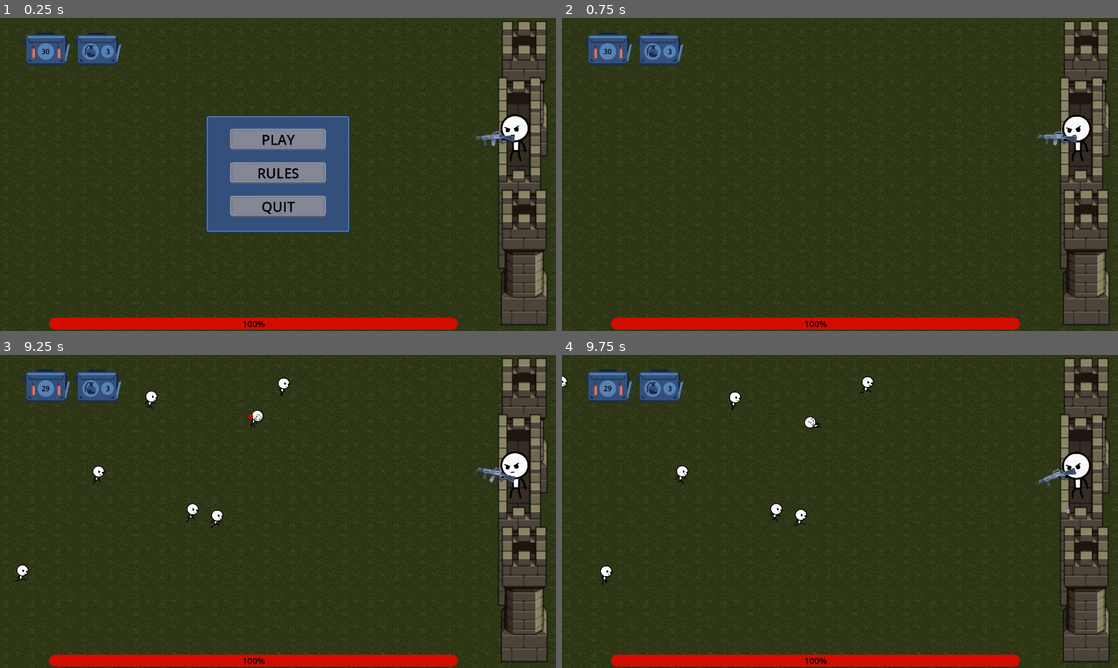
Above: before the commit, frames 1-4 (two rows, left to right).
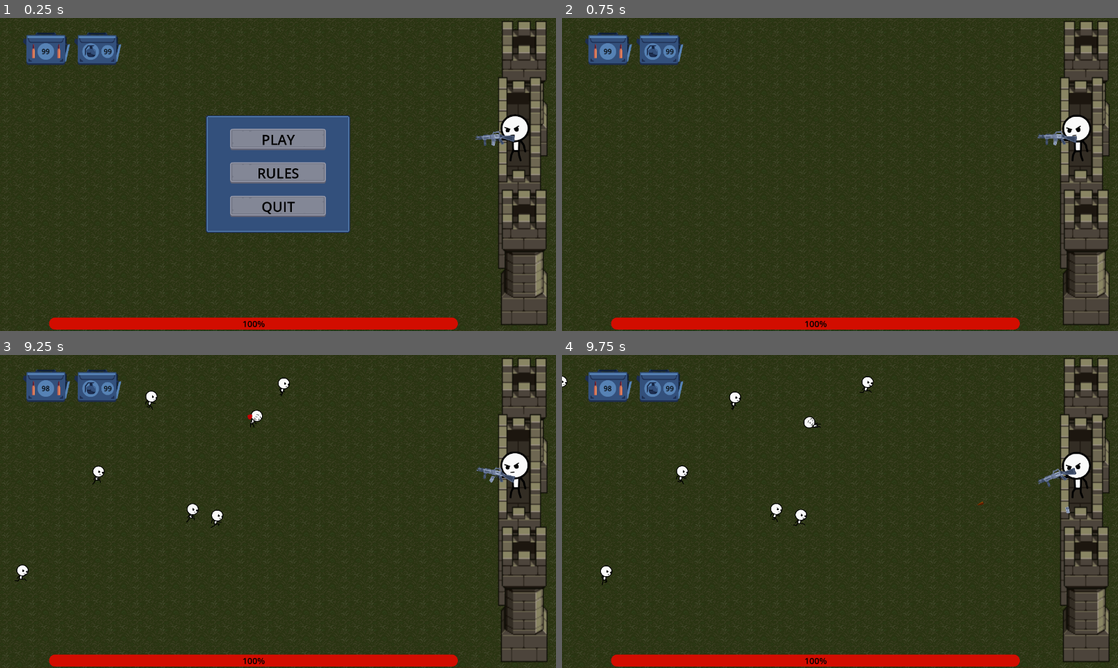
Above: after the commit, the same moments.

Repository: J-R2/stickman_fortress
Game: Godot game, scene res://scenes/main.tscn
Two runs of this game, one before a commit and one after it. Both use one fixed random seed, a clock stepped at 60 frames per second and the inputs below. The project has no main scene, so this scene is started directly.
Inputs (mouse positions are in pixels of both pictures, inside the frame that each line leads up to):
- Up to frame 1 (0.25 s): no input
- Up to frame 2 (0.75 s): click "PLAY" at 0.5 s
- Up to frame 3 (9.25 s): tap Enter at 1.25 s; move the mouse to (400, 495) at 1.27 s; tap R every 0.75 s from 1.35 to 8.85 s; click (400, 495) at 1.42 s; move the mouse to (166, 527) at 2.02 s; click (166, 527) at 2.17 s; move the mouse to (333, 442) at 2.77 s; click (333, 442) at 2.92 s; move the mouse to (250, 574) at 3.52 s; click (250, 574) at 3.67 s; move the mouse to (444, 558) at 4.27 s; click (444, 558) at 4.42 s; move the mouse to (111, 464) at 5.02 s; click (111, 464) at 5.17 s; move the mouse to (305, 511) at 5.77 s; click (305, 511) at 5.92 s; move the mouse to (194, 433) at 6.52 s; click (194, 433) at 6.67 s; move the mouse to (400, 495) at 7.27 s; click (400, 495) at 7.42 s; move the mouse to (166, 527) at 8.02 s; click (166, 527) at 8.17 s; move the mouse to (333, 442) at 8.77 s; click (333, 442) at 8.92 s
- Up to frame 4 (9.75 s): move the mouse to (812, 574) at 9.52 s; tap R at 9.6 s; click (812, 574) at 9.67 s

The runs differ from the first frame. In frame 1, less than 0.1% of the frame differs, in the area x 7-21%, y 9-12%; in frame 2, less than 0.1%; in frame 3, less than 0.1%, in the area x 7-48%, y 9-24%; in frame 4, less than 0.1%.

Commit message:
fixed ammo and hud mismatch on MAX_AMMO change

Diff:
--- a/scenes/bullet_scene/bullet.tscn
+++ b/scenes/bullet_scene/bullet.tscn
@@ -4,20 +4,19 @@
 [ext_resource type="Texture2D" uid="uid://c7fl3gj48hs1" path="res://scenes/bullet_scene/bullet.png" id="1_jqegj"]
 
 [sub_resource type="RectangleShape2D" id="RectangleShape2D_6wg68"]
-size = Vector2(8, 4)
+size = Vector2(24, 10)
 
 [node name="Bullet" type="Area2D"]
+scale = Vector2(0.6, 0.6)
 collision_layer = 4
 collision_mask = 2
 script = ExtResource("1_3i4y1")
 
 [node name="Sprite2D" type="Sprite2D" parent="."]
 modulate = Color(1, 1, 0, 1)
-position = Vector2(4, 0)
-scale = Vector2(0.3, 0.3)
+position = Vector2(12, 0)
 texture = ExtResource("1_jqegj")
 
 [node name="CollisionShape2D" type="CollisionShape2D" parent="."]
-visible = false
-position = Vector2(4, 0)
+position = Vector2(12, 0)
 shape = SubResource("RectangleShape2D_6wg68")
--- a/scenes/gun_scene/gun.gd
+++ b/scenes/gun_scene/gun.gd
@@ -1,15 +1,16 @@
 extends Node2D
 
 const BULLET = preload("res://scenes/bullet_scene/bullet.tscn")  ## The bullet scene. Instanced on left_click if ammo is available.
-const MAX_AMMO = 30 ## The max ammo, for resetting after reload.
-
 
 @onready var muzzle: Marker2D = $Muzzle  ## Position of the gun's muzzle tip, for positioning instanced bullets.
 @onready var animation_player: AnimationPlayer = $AnimationPlayer  ## Has a "reload" animation
 
+## The current ammo count.
+var ammo :int = 0
 
-## The current ammo count.
-var ammo :int = 30
+
+func _ready() -> void:
+	get_tree().get_first_node_in_group("player").ammunition_counter.connect(_update_ammo)
 
 
 ## Handles input and logic for shooting and reloading.
@@ -22,7 +23,6 @@
 	# Shoot if left click and there is available ammo.
 	if is_left_click and ammo > 0:
 		shoot()
-		ammo -= 1 # bullet is no longer in the mag.
 
 	var is_reload_button :bool = (
 		event is InputEventKey and
@@ -38,7 +38,6 @@
 func reload() -> void:
 	animation_player.play("reload")
 	await animation_player.animation_finished
-	ammo = MAX_AMMO
 	animation_player.play("RESET")
 
 
@@ -48,3 +47,7 @@
 	bullet.global_rotation = global_rotation
 	bullet.global_position = muzzle.global_position
 	muzzle.add_child(bullet)
+
+
+func _update_ammo(ammo_count, _grenades_count) -> void:
+	ammo = ammo_count
--- a/scenes/player_scene/player.gd
+++ b/scenes/player_scene/player.gd
@@ -5,17 +5,22 @@
 
 const GRENADE = preload("res://scenes/grenade_scene/grenade.tscn")
 # The max ammo and grenades the player can hold. (Infinite reload of gun ammo.)
-const MAX_AMMO = 30
-const MAX_GRENADES = 5
+const MAX_AMMO = 99
+const MAX_GRENADES = 99
 
 ## The pivot for where the player holds the gun, the gun rotates on this pivot to aim at enemies.
 @onready var marker_gun_pivot: Marker2D = $MarkerGunPivot
 
 ## Current ammo count.
-var ammo := 30
+var ammo := 0
 ## Current grenade count.
-var grenades := 3
+var grenades := 0
 
+
+func _ready() -> void :
+	ammo = MAX_AMMO
+	grenades = MAX_GRENADES
+	get_viewport().ready.connect(func() -> void: ammunition_counter.emit(ammo, grenades))
 
 
 ## Aim the gun towards the crosshair, only allow to aim towards right side of the screen.
